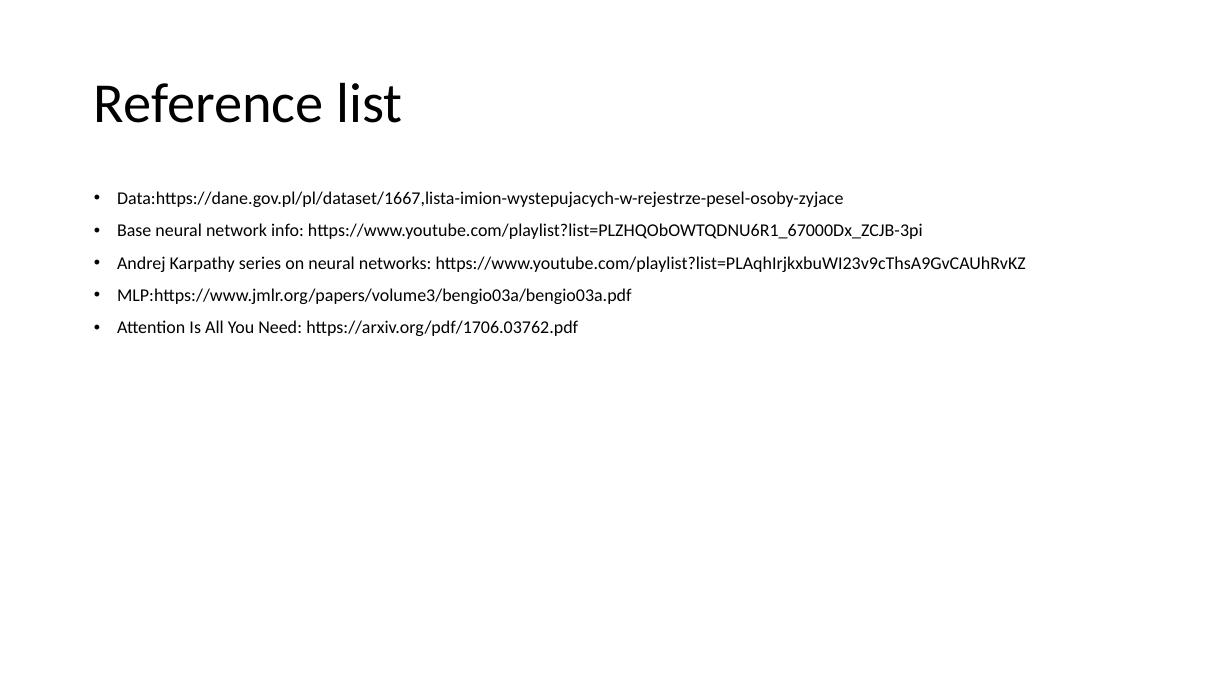
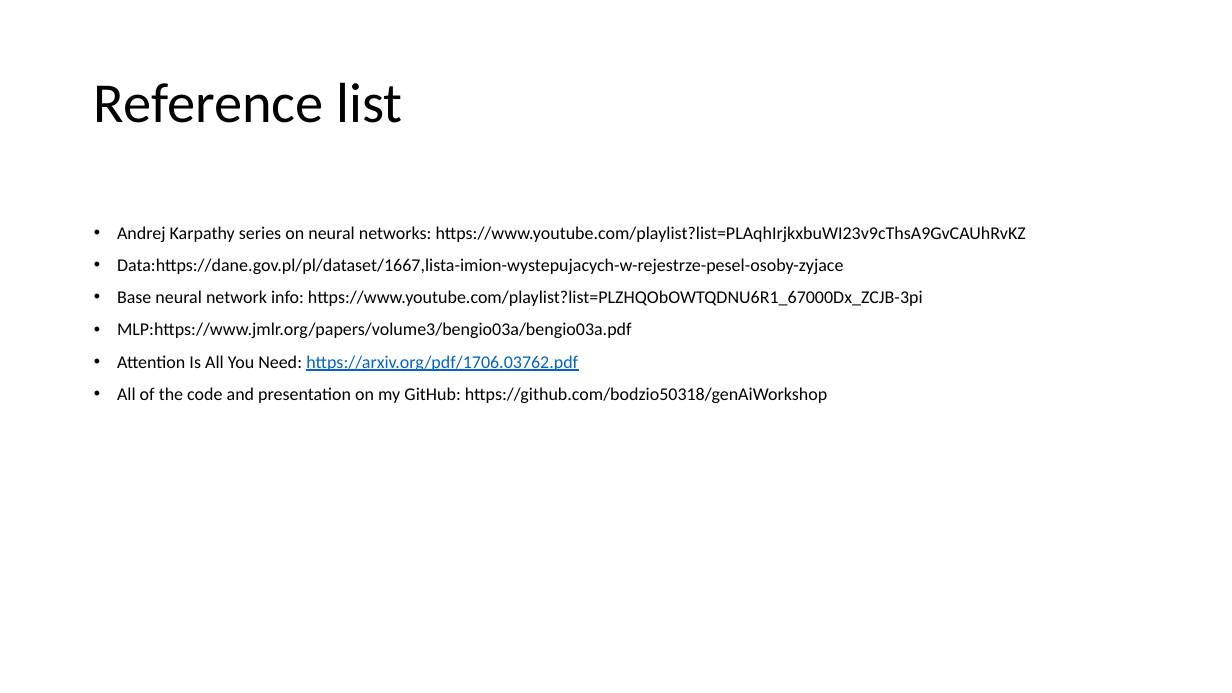
Before and after one commit to bodzio50318/genAiWorkshop, a slide deck: slide 22 of AiDem.pptm. Drawn at 1232x693 pixels with LibreOffice and Linux fonts; fonts in the diff are those of the drawing. Boxes give left, top, right and bottom in pixels: in the first picture for what was removed or moved away, otherwise in the second. Text is boxed around its words. In the diff, an @@ line names an element or a change of style, - is before the commit and + after.

```diff
--- a/AiDem.pptm
+++ b/AiDem.pptm
@@ text at box(117, 226, 1026, 242): paragraph added @@
+• Andrej Karpathy series on neural networks: https://www.youtube.com/playlist?list=PLAqhIrjkxbuWI23v9cThsA9GvCAUhRvKZ
@@ text at box(117, 256, 1026, 272): paragraph removed @@
-• Andrej Karpathy series on neural networks: https://www.youtube.com/playlist?list=PLAqhIrjkxbuWI23v9cThsA9GvCAUhRvKZ
@@ text at box(117, 355, 578, 371): text colour #000000 to #0563C1, underline on in "https://arxiv.org/pdf/1706.03762.pdf" @@
@@ text at box(117, 387, 827, 403): paragraph added @@
+• All of the code and presentation on my GitHub: https://github.com/bodzio50318/genAiWorkshop
```
Also in this commit, not shown: 7 other slides changed, 5 other files.
